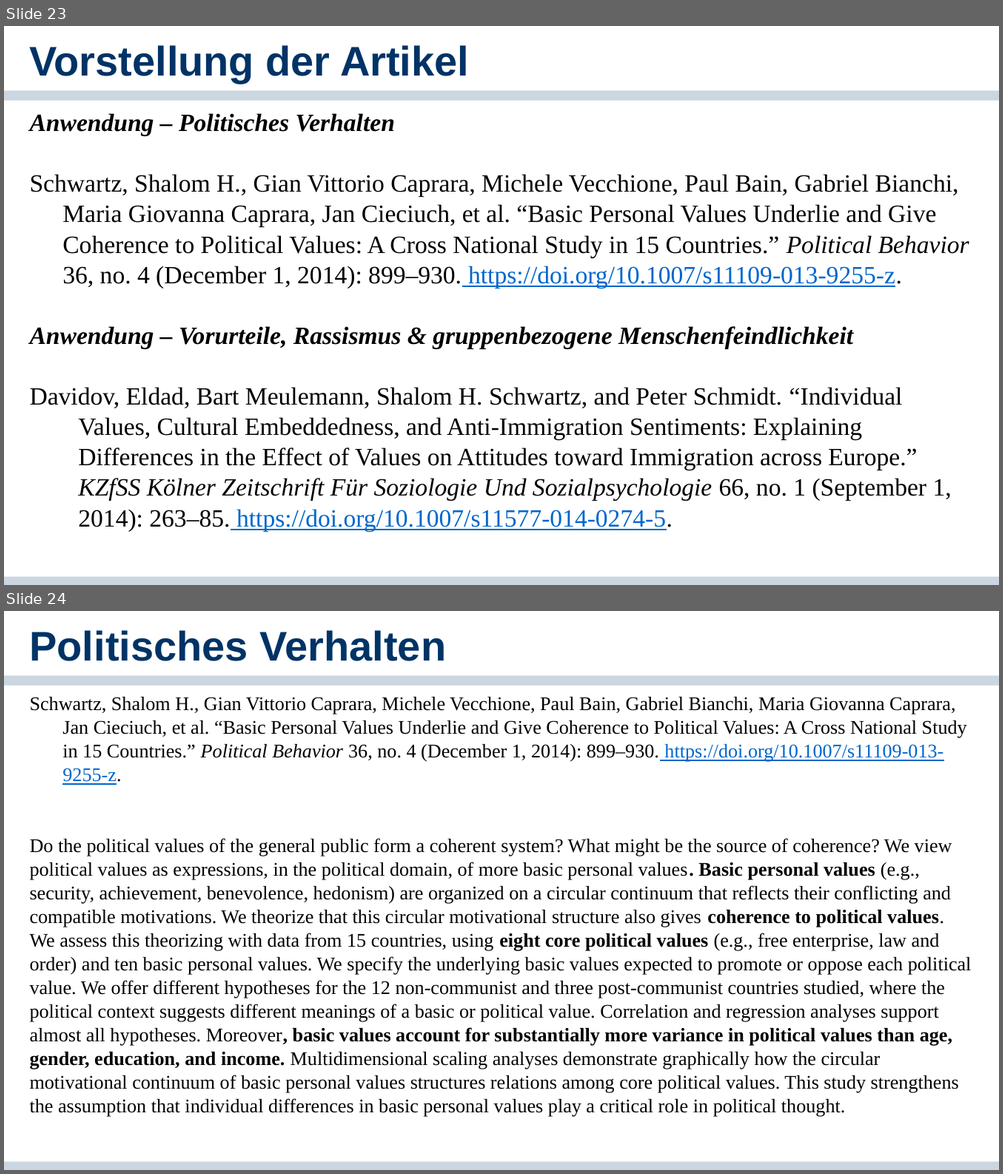
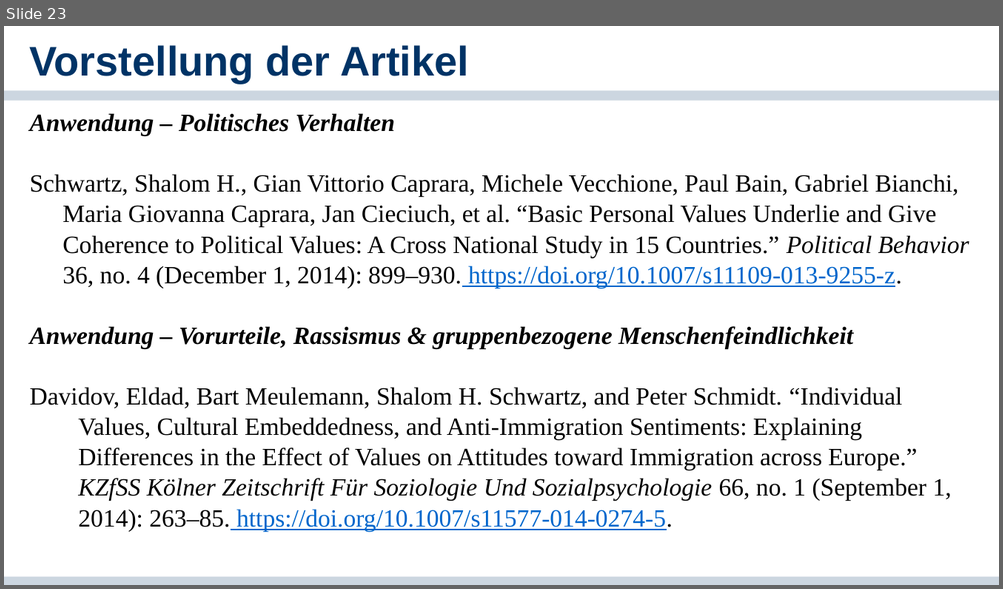
Before and after one commit to cgnguyen/class_political_psychology, a slide deck: 2_Slides_Literature/4_Values/4_Werte.pptx. Shown one above the other, each under a label of ours: slides 23 and 24 before the commit, slide 23 after it. The pictures are 1003x1174 and 1003x589 pixels, drawn with LibreOffice and Linux fonts; fonts in the diff are those of the drawing; background and template pictures are left out. Boxes give left, top, right and bottom in pixels: in the first picture for what was removed or moved away, otherwise in the second. Text is boxed around its words. In the diff, an @@ line names an element or a change of style, - is before the commit and + after.

```diff
--- a/2_Slides_Literature/4_Values/4_Werte.pptx
+++ b/2_Slides_Literature/4_Values/4_Werte.pptx
@@ slide 24 removed at bbox=[4, 611, 999, 1170], background #FFFFFF; not listed: 2 template elements that a slide beside it also shows @@
@@ title removed at bbox=[30, 630, 446, 661] @@
-Politisches Verhalten
@@ text removed at bbox=[30, 697, 971, 1117] @@
-Schwartz, Shalom H., Gian Vittorio Caprara, Michele Vecchione, Paul Bain, Gabriel Bianchi, Maria Giovanna Caprara, Jan Cieciuch, et al. “Basic Personal Values Underlie and Give Coherence to Political Values: A Cross National Study in 15 Countries.” Political Behavior 36, no. 4 (December 1, 2014): 899–930. https://doi.org/10.1007/s11109-013-9255-z.
-Do the political values of the general public form a coherent system? What might be the source of coherence? We view political values as expressions, in the political domain, of more basic personal values. Basic personal values (e.g., security, achievement, benevolence, hedonism) are organized on a circular continuum that reflects their conflicting and compatible motivations. We theorize that this circular motivational structure also gives coherence to political values. We assess this theorizing with data from 15 countries, using eight core political values (e.g., free enterprise, law and order) and ten basic personal values. We specify the underlying basic values expected to promote or oppose each political value. We offer different hypotheses for the 12 non-communist and three post-communist countries studied, where the political context suggests different meanings of a basic or political value. Correlation and regression analyses support almost all hypotheses. Moreover, basic values account for substantially more variance in political values than age, gender, education, and income. Multidimensional scaling analyses demonstrate graphically how the circular motivational continuum of basic personal values structures relations among core political values. This study strengthens the assumption that individual differences in basic personal values play a critical role in political thought.
```
Also in this commit, not shown: 5 other slides removed, 2 other files.
